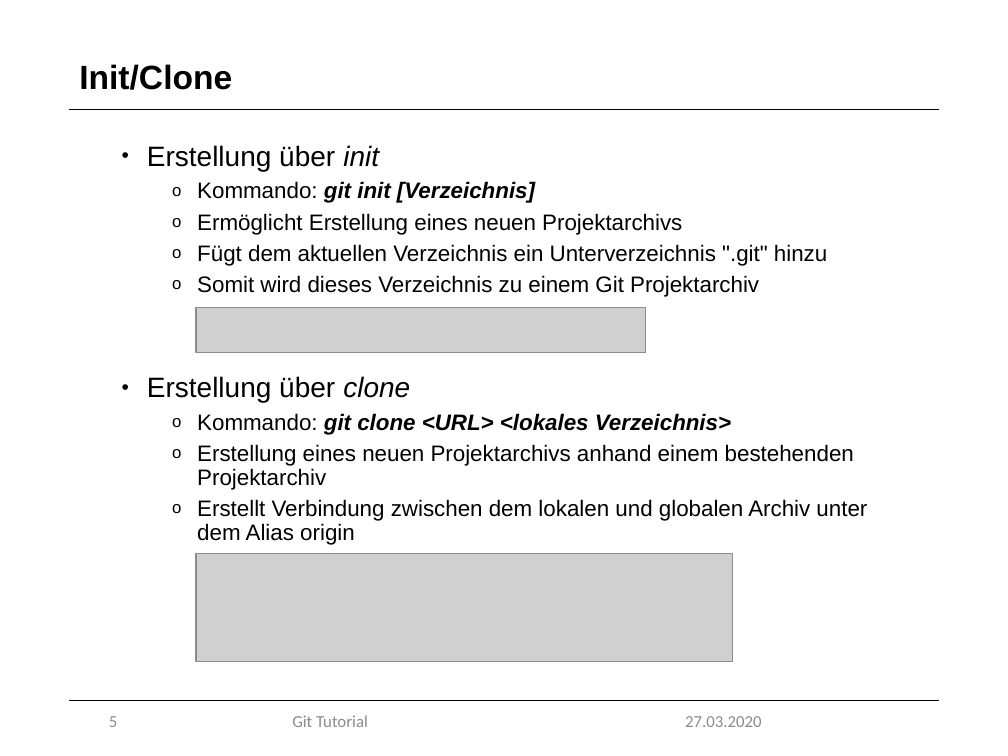
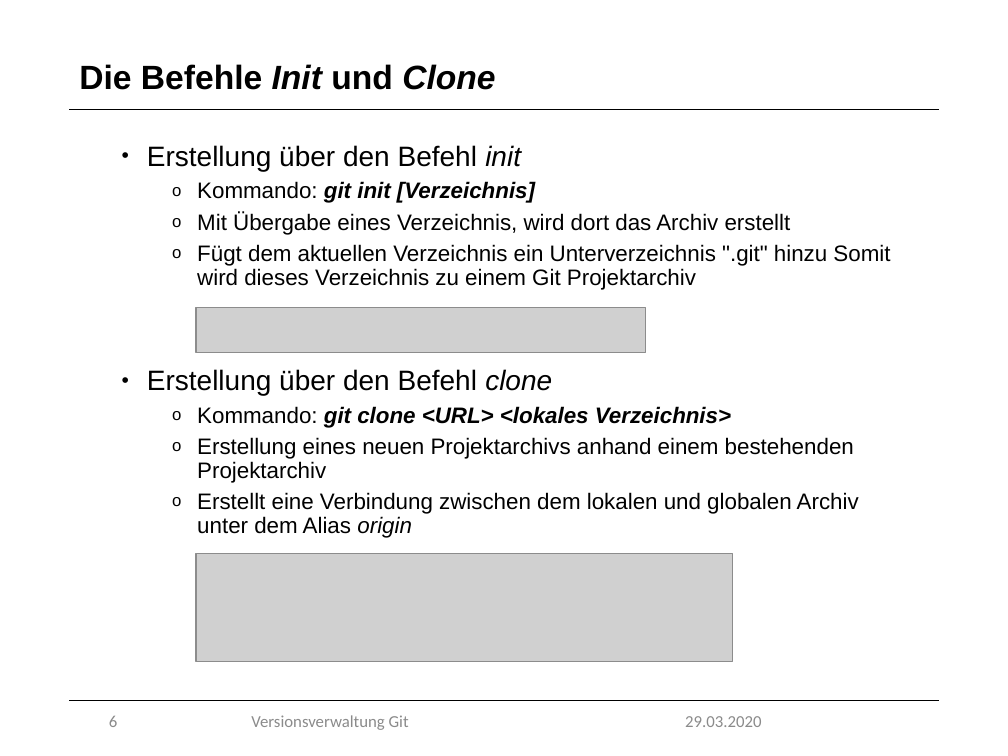
Before and after one commit to marcretzlaff/projektarbeit, a slide deck: slide 6 of Präsentation-90min/Präsentation-90min.pptx (slide 5 before the commit). Drawn at 1008x756 pixels with LibreOffice and Linux fonts; fonts in the diff are those of the drawing; grey boxes stand for pictures; background and template pictures are left out. Boxes give left, top, right and bottom in pixels: in the first picture for what was removed or moved away, otherwise in the second. Text is boxed around its words. In the diff, an @@ line names an element or a change of style, - is before the commit and + after.

```diff
--- a/Präsentation-90min/Präsentation-90min.pptx
+++ b/Präsentation-90min/Präsentation-90min.pptx
@@ title at [79,64,495,90]: text changed @@
-Init/Clone
+Die Befehle Init und Clone
@@ text at [147,145,521,171]: text changed @@
-• Erstellung über init
+• Erstellung über den Befehl init
@@ text at [197,212,890,290]: text changed @@
-  o Ermöglicht Erstellung eines neuen Projektarchivs
-  o Fügt dem aktuellen Verzeichnis ein Unterverzeichnis ".git" hinzu
-  o Somit wird dieses Verzeichnis zu einem Git Projektarchiv
-• Erstellung über clone
+  o Mit Übergabe eines Verzeichnis, wird dort das Archiv erstellt
+  o Fügt dem aktuellen Verzeichnis ein Unterverzeichnis ".git" hinzu Somit wird dieses Verzeichnis zu einem Git Projektarchiv
+• Erstellung über den Befehl clone
@@ text at [197,492,859,538]: text changed @@
-  o Erstellt Verbindung zwischen dem lokalen und globalen Archiv unter dem Alias origin
+  o Erstellt eine Verbindung zwischen dem lokalen und globalen Archiv unter dem Alias origin
@@ page number at [109,716,117,727]: text changed @@
-5
+6
@@ text at [251,715,409,730]: text changed @@
-Git Tutorial
+Versionsverwaltung Git
@@ text at [685,716,761,727]: text changed @@
-27.03.2020
+29.03.2020
```
Also in this commit, not shown: 33 other slides changed, 2 slides added, 1 slide removed.
